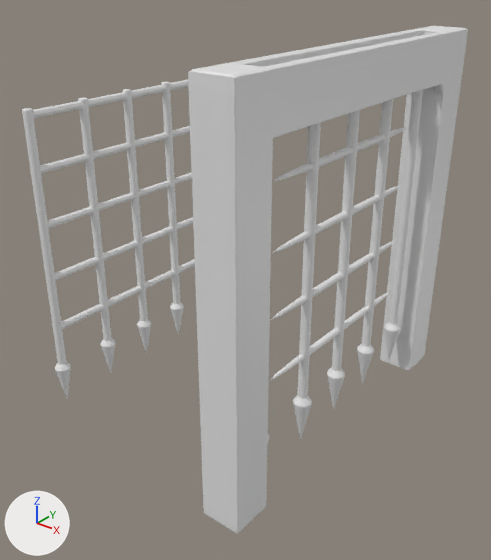
A saved change to the Blender file Blender/Portão.blend.
Camera for both pictures: a 50 mm lens placed at (15.04, -18.05, 15.78), pointed at (1.02, -0.53, 4.92). The axes (+X, +Y, +Z) are drawn at lower left. The lights are the same throughout.
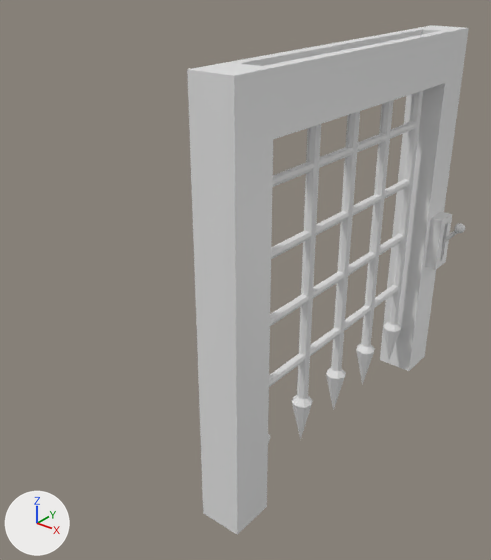
The change in detail:
Object 'Cube.001' (ob_cube_001) is now shown.
Object 'Cube' (ob_cube) loses its SUBSURF modifier named 'Subsurf'.
Modifier setting removed (it was levels = 0).
Object 'Portão' (ob_portão) loses its SUBSURF modifier named 'Subsurf'.
Object 'Cylinder.009' (ob_cylinder_009) is deleted.
Object 'Cylinder.008' (ob_cylinder_008) is deleted.
Object 'Cylinder.007' (ob_cylinder_007) is deleted.
Object 'Cylinder.002' (ob_cylinder_002) is deleted.
Object 'Cylinder.003' (ob_cylinder_003) is deleted.
Object 'Cylinder.006' (ob_cylinder_006) is deleted.
Object 'Cylinder.000' (ob_cylinder_000) is deleted.
Object 'Cylinder.004' (ob_cylinder_004) is deleted.
Object 'Cylinder.005' (ob_cylinder_005) is deleted.

Location of each change, [x1, y1, x2, y2] in pixels of the pictures (491 x 560 px):
'Cube', modifiers changed
    before: [188, 26, 468, 533]
    after: [187, 25, 469, 535]
'Portão', modifiers changed
    before: [267, 90, 423, 445]
    after: [268, 91, 423, 443]
'Cylinder.009', deleted
    before: [22, 108, 71, 399]
'Cylinder.006', deleted
    before: [78, 97, 116, 373]
'Cylinder.000', deleted
    before: [123, 89, 151, 354]
'Cylinder.003', deleted
    before: [162, 82, 184, 336]
'Cube.001', shown
    after: [425, 212, 465, 270]
'Cylinder.008', deleted
    before: [33, 80, 188, 118]
'Cylinder.007', deleted
    before: [40, 126, 190, 174]
'Cylinder.004', deleted
    before: [48, 172, 192, 228]
'Cylinder.005', deleted
    before: [55, 217, 193, 280]
'Cylinder.002', deleted
    before: [61, 259, 195, 329]
